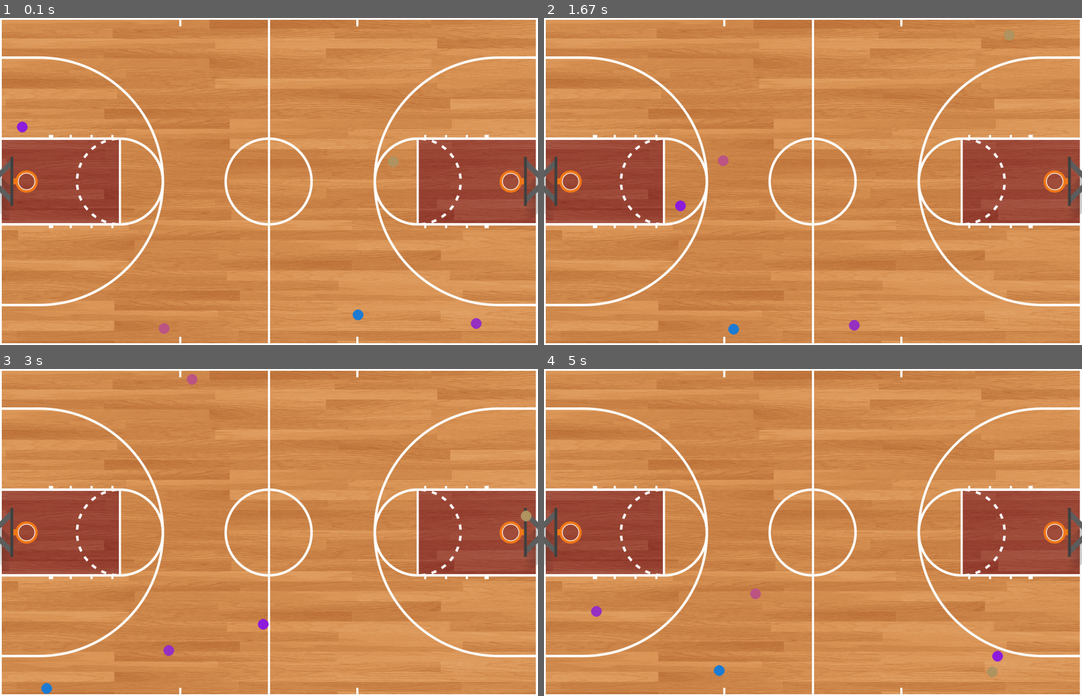
Above: before the commit, frames 1-4 (two rows, left to right).
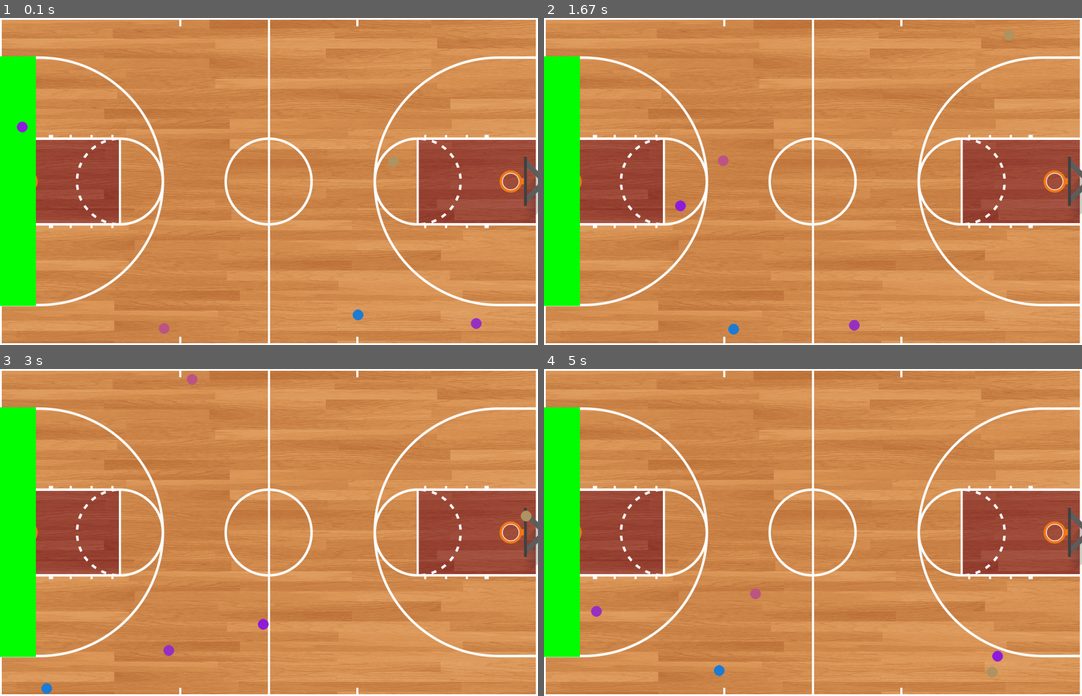
Above: after the commit, the same moments.

Repository: rishibasu/hackathon_bball
Game: pygame game, started from pygame-example.py
The game is run twice, just before and just after one commit, with the same random seed, the same clock (stepped at 60 frames per second) and the same inputs.
Inputs:
- Up to frame 1 (0.1 s): no input
- Up to frame 2 (1.67 s): no input
- Up to frame 3 (3 s): no input
- Up to frame 4 (5 s): no input

The runs differ from the first frame. In frame 1, 5.0% of the frame differs, in the area x 0-7%, y 11-89%; in frame 2, 5.1%; in frame 3, 5.1%; in frame 4, 5.1%.

Commit message:
add rectangle

Diff:
--- a/pygame-example.py
+++ b/pygame-example.py
@@ -3,6 +3,9 @@
 import random
 import player
 
+# Helper function to generate a random color tuple
+def random_color_tuple():
+    return (random.randint(0, 255), random.randint(0, 255), random.randint(0, 255))
 
 # Initialize Pygame
 pygame.init()
@@ -11,6 +14,8 @@
 background_image = pygame.image.load("basketball-background.jpeg")
 screen_width, screen_height = background_image.get_size()
 
+
+
 # Set up the screen
 screen = pygame.display.set_mode((screen_width, screen_height))
 pygame.display.set_caption("My Game")
@@ -18,11 +23,8 @@
 # Set up the clock
 clock = pygame.time.Clock()
 
-# Helper function to generate a random color tuple
-def random_color_tuple():
-    return (random.randint(0, 255), random.randint(0, 255), random.randint(0, 255))
 
-# Set up the balls
+# Set up the players
 players = [
     player.Player(screen_width, screen_height, random_color_tuple()),
     player.Player(screen_width, screen_height, random_color_tuple()),
@@ -39,7 +41,7 @@
         if event.type == pygame.QUIT:
             running = False
 
-    # Move and bounce the balls
+    # Move and bounce the players
     for player in players:
         player.move()
         player.bounce(screen_width, screen_height)
@@ -47,7 +49,22 @@
     # Draw the background image
     screen.blit(background_image, (0, 0))
 
-    # Draw the balls
+    # Test: draw a rectangle
+    rect_width = 100
+    rect_height = 0.764 * screen_height
+    rect_x = 0
+    rect_y = 0.118 * screen_height
+    rect_color = (0, 255, 0, 0)
+
+    # Create the rectangle object
+    rect = pygame.Rect(rect_x, rect_y, rect_width, rect_height)
+
+    # Draw the rectangle onto the screen
+    pygame.draw.rect(screen, rect_color, rect)
+
+
+
+    # Draw the players
     for player in players:
         player.draw(screen)
 
